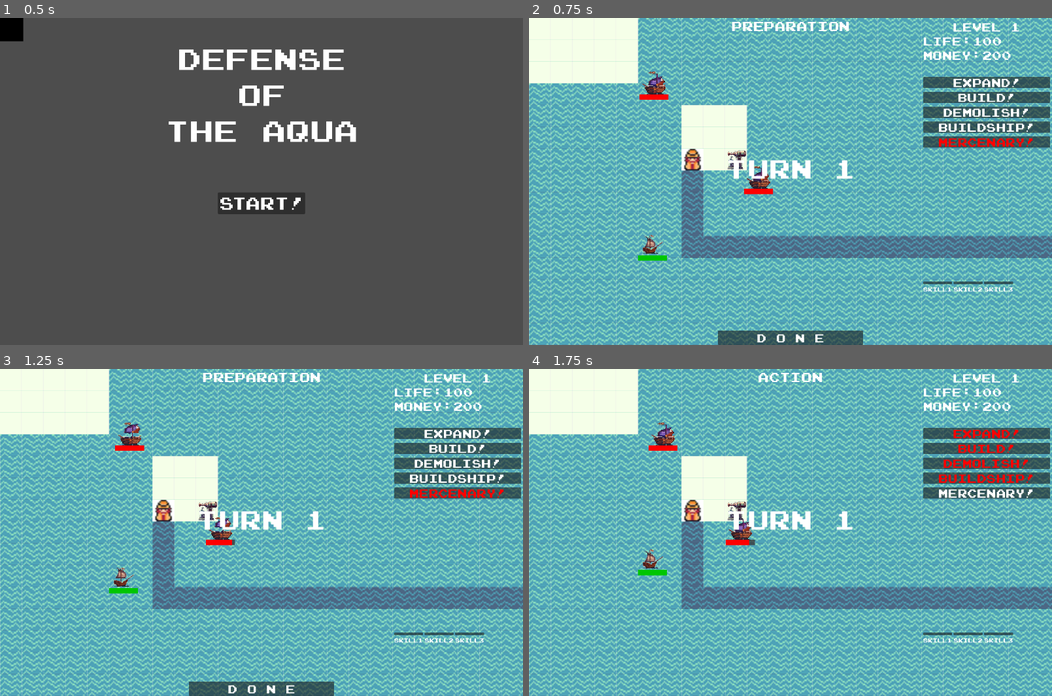
Above: before the commit, frames 1-4 (two rows, left to right).
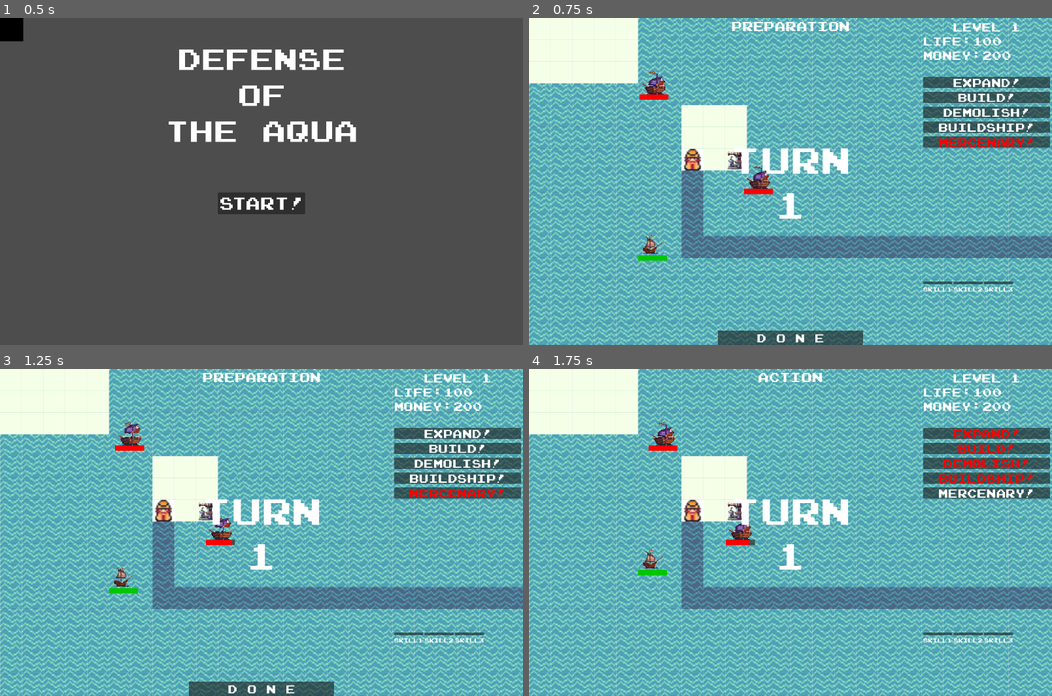
Above: after the commit, the same moments.

Repository: LeoZhang421/GameJam-2024-Pixel
Game: Godot game, scene res://Scenes/Start.tscn
Same seed, same stepped clock (60 frames per second), same inputs: the game is played once before the commit and once after it. Video files are missing from this copy of the repository; at most half a second of black plays in their place. Sound files missing from this copy of the repository are replaced by a short silence.
Inputs:
- Up to frame 1 (0.5 s): no input
- Up to frame 2 (0.75 s): click "Start!" at 0.5 s
- Up to frame 3 (1.25 s): no input
- Up to frame 4 (1.75 s): click "D o n e" at 1.25 s

Frame 1 is identical in both runs. In frame 2, 1.3% of the frame differs, in the area x 38-62%, y 39-62%; in frame 3, 1.3%; in frame 4, 1.3%.

Commit message:
upload smoke vfx and warning scene

Diff:
--- a/Scenes/UI/HUD.tscn
+++ b/Scenes/UI/HUD.tscn
@@ -12,7 +12,12 @@
 
 [sub_resource type="LabelSettings" id="LabelSettings_i1wn2"]
 font = ExtResource("1_4g8sv")
-font_size = 72
+font_size = 48
+
+[sub_resource type="LabelSettings" id="LabelSettings_uyb6f"]
+line_spacing = 10.0
+font = ExtResource("1_4g8sv")
+font_size = 24
 
 [sub_resource type="LabelSettings" id="LabelSettings_lufdm"]
 font = ExtResource("1_4g8sv")
@@ -67,8 +72,8 @@
 anchors_preset = 5
 anchor_left = 0.5
 anchor_right = 0.5
-offset_left = -200.0
-offset_right = 200.0
+offset_left = -300.0
+offset_right = 300.0
 offset_bottom = 900.0
 grow_horizontal = 2
 
@@ -99,8 +104,30 @@
 offset_bottom = 80.0
 grow_horizontal = 2
 grow_vertical = 2
-text = "Turn 1"
+text = "Thanks for playing Defense of the Aqua!"
 label_settings = SubResource("LabelSettings_i1wn2")
+horizontal_alignment = 1
+autowrap_mode = 2
+
+[node name="Credits" type="Label" parent="Level_Control"]
+visible = false
+layout_mode = 1
+anchors_preset = 7
+anchor_left = 0.5
+anchor_top = 1.0
+anchor_right = 0.5
+anchor_bottom = 1.0
+offset_left = -120.0
+offset_top = -200.0
+offset_right = 120.0
+offset_bottom = -54.0
+grow_horizontal = 2
+grow_vertical = 0
+text = "developers:
+Pigeon Xiong
+Annilator
+Leo Zhang"
+label_settings = SubResource("LabelSettings_uyb6f")
 horizontal_alignment = 1
 
 [node name="Done_Button" type="Button" parent="Level_Control"]
--- /dev/null
+++ b/Scenes/Utility/Warning.tscn
@@ -0,0 +1,3 @@
+[gd_scene format=3 uid="uid://c48d6gqtcvspt"]
+
+[node name="Warning" type="Sprite2D"]
--- /dev/null
+++ b/Scenes/VFX/Smoke_Effect.gd
@@ -0,0 +1,19 @@
+extends Node2D
+
+
+# Called when the node enters the scene tree for the first time.
+func _ready():
+	$Hit_particle.one_shot = true
+	$Smoke_particle.one_shot = true
+	$Lifetime_timer.wait_time = max($Hit_particle.lifetime, $Smoke_particle.lifetime)
+	$Lifetime_timer.start()
+
+
+# Called every frame. 'delta' is the elapsed time since the previous frame.
+func _process(delta):
+	pass
+
+
+
+func _on_lifetime_timer_timeout():
+	queue_free()
--- /dev/null
+++ b/Scenes/VFX/Smoke_Effect.tscn
@@ -0,0 +1,91 @@
+[gd_scene load_steps=14 format=3 uid="uid://biim7qwfgx38y"]
+
+[ext_resource type="Script" path="res://Scenes/VFX/Smoke_Effect.gd" id="1_3epve"]
+[ext_resource type="Texture2D" uid="uid://7vtn63dehixc" path="res://Assets/VFX/Smoke_Effect/Smoke_Particle_0002.png" id="2_xirco"]
+
+[sub_resource type="Gradient" id="Gradient_kruwv"]
+offsets = PackedFloat32Array(0.290576, 0.515707, 0.675393, 0.885246)
+colors = PackedColorArray(1, 1, 1, 1, 0, 0, 0, 1, 0, 0, 0, 1, 1, 1, 1, 0)
+
+[sub_resource type="GradientTexture1D" id="GradientTexture1D_2v4lu"]
+gradient = SubResource("Gradient_kruwv")
+
+[sub_resource type="Curve" id="Curve_sq3vf"]
+_data = [Vector2(0, 1), 0.0, 0.0, 0, 0, Vector2(1, 0.518182), 0.0, 0.0, 0, 0]
+point_count = 2
+
+[sub_resource type="CurveTexture" id="CurveTexture_kcq7t"]
+curve = SubResource("Curve_sq3vf")
+
+[sub_resource type="ParticleProcessMaterial" id="ParticleProcessMaterial_8m8s8"]
+lifetime_randomness = 1.0
+particle_flag_disable_z = true
+emission_shape = 1
+emission_sphere_radius = 4.0
+spread = 80.0
+gravity = Vector3(0, 0, 0)
+damping_min = 200.0
+damping_max = 200.0
+scale_max = 5.0
+scale_curve = SubResource("CurveTexture_kcq7t")
+color_ramp = SubResource("GradientTexture1D_2v4lu")
+
+[sub_resource type="CanvasItemMaterial" id="CanvasItemMaterial_mkyvm"]
+particles_animation = true
+particles_anim_h_frames = 5
+particles_anim_v_frames = 1
+particles_anim_loop = false
+
+[sub_resource type="Gradient" id="Gradient_l55hf"]
+offsets = PackedFloat32Array(0, 0.113253, 0.195181, 0.708434, 0.773494, 1)
+colors = PackedColorArray(1, 1, 1, 1, 1, 1, 1, 0.80233, 0.517185, 0.517184, 0.517184, 0.709804, 0.374139, 0.374139, 0.374139, 0.47451, 0, 0, 0, 0.223529, 0, 0, 0, 0)
+
+[sub_resource type="GradientTexture1D" id="GradientTexture1D_bptir"]
+gradient = SubResource("Gradient_l55hf")
+
+[sub_resource type="Curve" id="Curve_dsj8v"]
+_data = [Vector2(0.00672645, 0.527273), 0.0, 0.0, 0, 0, Vector2(0.20852, 1), 0.0, 0.0, 0, 0, Vector2(1, 0.454545), 0.0, 0.0, 0, 0]
+point_count = 3
+
+[sub_resource type="CurveTexture" id="CurveTexture_y3hqq"]
+curve = SubResource("Curve_dsj8v")
+
+[sub_resource type="ParticleProcessMaterial" id="ParticleProcessMaterial_tud3s"]
+particle_flag_disable_z = true
+angle_min = -180.0
+angle_max = 180.0
+direction = Vector3(0, 0, 0)
+spread = 180.0
+initial_velocity_min = 2.0
+initial_velocity_max = 5.0
+angular_velocity_min = -30.0
+angular_velocity_max = 30.0
+gravity = Vector3(0, 0, 0)
+scale_min = 0.1
+scale_max = 0.3
+scale_curve = SubResource("CurveTexture_y3hqq")
+color_ramp = SubResource("GradientTexture1D_bptir")
+anim_offset_max = 1.0
+
+[node name="Hit_effect" type="Node2D"]
+z_index = 1
+script = ExtResource("1_3epve")
+
+[node name="Hit_particle" type="GPUParticles2D" parent="."]
+amount = 80
+process_material = SubResource("ParticleProcessMaterial_8m8s8")
+lifetime = 0.5
+explosiveness = 1.0
+
+[node name="Smoke_particle" type="GPUParticles2D" parent="."]
+material = SubResource("CanvasItemMaterial_mkyvm")
+amount = 3
+process_material = SubResource("ParticleProcessMaterial_tud3s")
+texture = ExtResource("2_xirco")
+lifetime = 1.8
+explosiveness = 1.0
+
+[node name="Lifetime_timer" type="Timer" parent="."]
+one_shot = true
+
+[connection signal="timeout" from="Lifetime_timer" to="." method="_on_lifetime_timer_timeout"]
--- a/Scripts/HUD.gd
+++ b/Scripts/HUD.gd
@@ -24,6 +24,7 @@
 @onready var skill_list = $Container/MarginContainer/Skill_List
 # Called when the node enters the scene tree for the first time.
 func _ready():
+	$Level_Control/Turn_Display.label_settings.font_size = 100
 	life_value.text = str(Character.current_hp)
 	money_value.text = str(Character.gold)
 	level_info.text = "Level " + str(Level.get_current_level())
@@ -324,6 +325,11 @@
 	Level.complete_turn()
 	building_list.visible = false
 	if Level.get_current_level() > main.current_level:
+		if Level.get_current_level() > 3:
+			$Level_Control/Turn_Display.set_text("Thanks for playing Defense of the Aqua!")
+			$Level_Control/Turn_Display.label_settings.font_size = 48
+			$Level_Control/Turn_Display.visible = true
+			$Level_Control/Credits.visible = true
 		$Level_Control/Turn_Display.set_text("Victory!")
 		$Level_Control/Turn_Display.visible = true
 		$Level_Control/Next_Level_Button.visible = true
--- a/Scripts/Level_Manager.gd
+++ b/Scripts/Level_Manager.gd
@@ -40,8 +40,6 @@
 
 func complete_level():
 	current_level += 1
-	if current_level > all_levels:
-		complete_game()
 	current_turn = 1
 	phase["preparation"] = 1
 	phase["action"] = 0
--- /dev/null
+++ b/Scripts/Warning.gd
@@ -0,0 +1,20 @@
+extends Node2D
+
+
+# Called when the node enters the scene tree for the first time.
+func _ready():
+	pass # Replace with function body.
+
+
+# Called every frame. 'delta' is the elapsed time since the previous frame.
+func _physics_process(delta):
+	var canvas = get_canvas_transform()
+	var top_left = - canvas.origin / canvas.get_scale()
+	var size = get_viewport_rect().size / canvas.get_scale()
+	set_sprite_position(Rect2(top_left, size))
+
+
+
+func set_sprite_position(borders:Rect2):
+	$Sprite2D.global_position.x = clamp(global_position.x, borders.position.x, borders.end.x)
+	$Sprite2D.global_position.y = clamp(global_position.y, borders.position.y, borders.end.y)
Binary file added: Assets/Utility/Warning_0001.png
Not shown, added: Assets/Utility/Warning_0001.png.import
Binary file added: Assets/VFX/Smoke_Effect/Smoke_Particle_0002.png
Not shown, added: Assets/VFX/Smoke_Effect/Smoke_Particle_0002.png.import
Not shown: 1 places in Scenes/UI/HUD.tscn that only renumber resources
